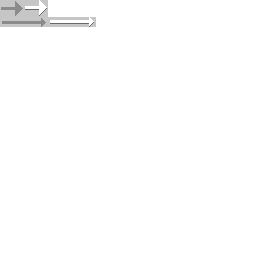
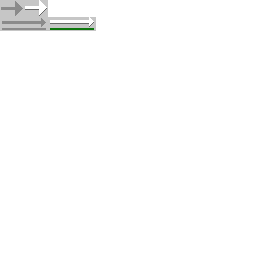
Before/after of a 256x256 layered artwork. What changed in the layer stack:
pixels changed over (0, 27, 96, 31) (layer not identified)
